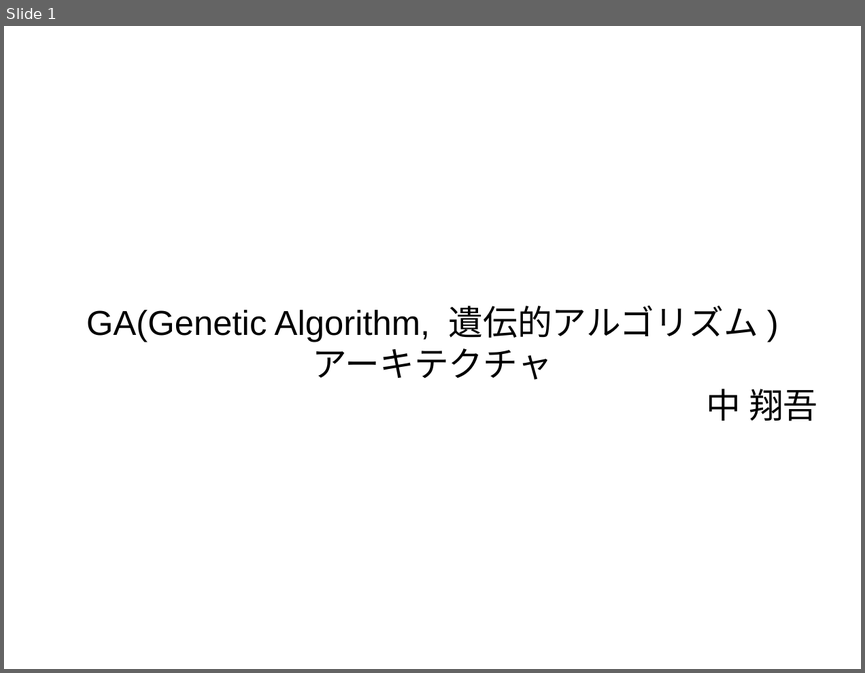
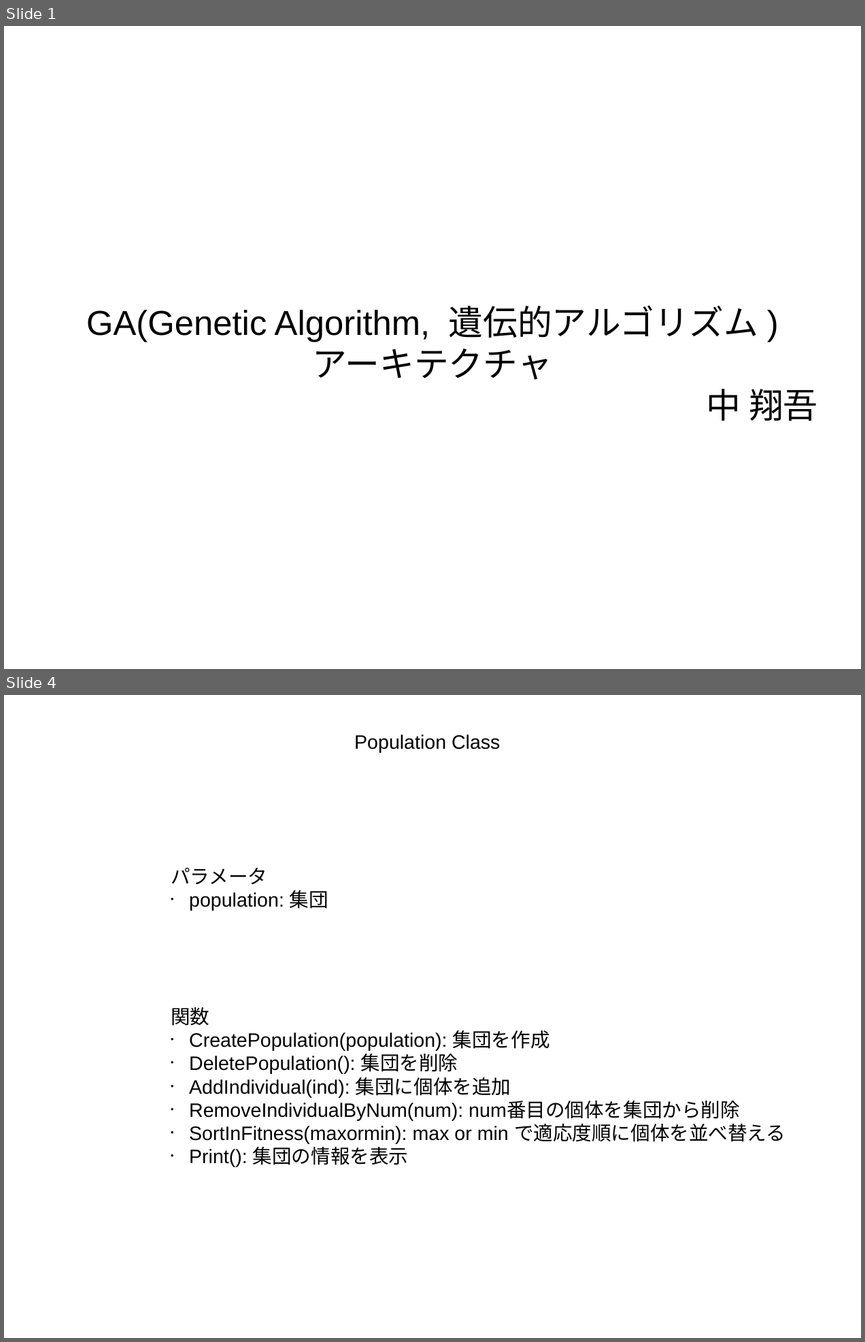
Before and after one commit to BiggieBoo18/GeneticAlgorithm, a slide deck: ga.odp. Shown one above the other, each under a label of ours: slide 1 before the commit, slides 1 and 4 after it; the slides between them are not shown. The pictures are 865x673 and 865x1342 pixels, drawn with LibreOffice and Linux fonts; fonts in the diff are those of the drawing. Boxes give left, top, right and bottom in pixels: in the first picture for what was removed or moved away, otherwise in the second. Text is boxed around its words. In the diff, an @@ line names an element or a change of style, - is before the commit and + after.

```diff
--- a/ga.odp
+++ b/ga.odp
@@ slide 4 added at [4, 695, 861, 1338], background #FFFFFF @@
@@ text added at [354, 734, 500, 752], 18 pt, text #000000 @@
+Population Class
@@ text added at [171, 868, 328, 911], 18 pt, text #000000 @@
+パラメータ
+• population: 集団
@@ text added at [171, 1007, 785, 1167], 18 pt, text #000000 @@
+関数
+• CreatePopulation(population): 集団を作成
+• DeletePopulation(): 集団を削除
+• AddIndividual(ind): 集団に個体を追加
+• RemoveIndividualByNum(num): num番目の個体を集団から削除
+• SortInFitness(maxormin): max or min で適応度順に個体を並べ替える
+• Print(): 集団の情報を表示
```
Also in this commit, not shown: 1 slide changed, 5 other slides added, 2 slides removed, 19 other files.
